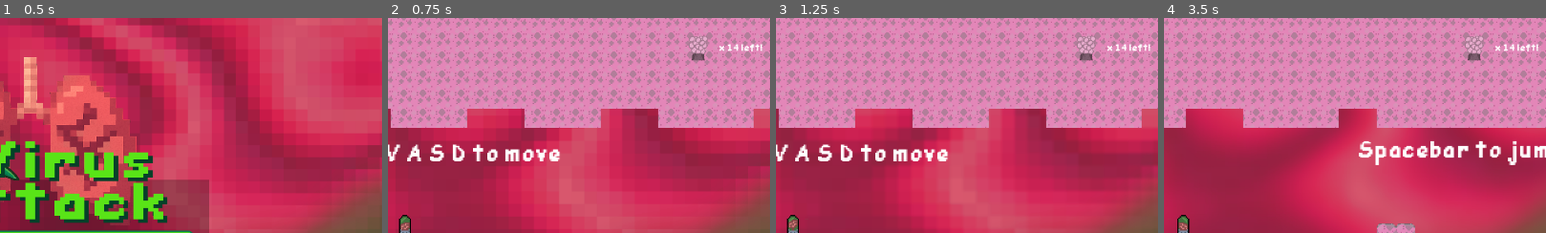
Above: before the commit, frames 1-4 (left to right).
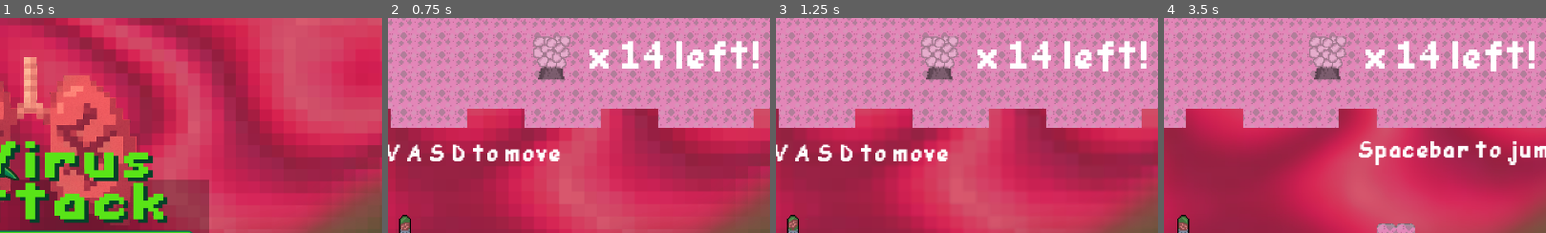
Above: after the commit, the same moments.

Repository: Esculero/Virus-Attack
Game: Godot game, scene res://Scenes/gameScenes/main_menu.tscn
Same seed, same stepped clock (60 frames per second), same inputs: the game is played once before the commit and once after it. Video files are missing from this copy of the repository; at most half a second of black plays in their place. Sound files missing from this copy of the repository are replaced by a short silence.
Inputs (mouse positions are % of the whole screen's width and height, from its top left):
- Up to frame 1 (0.5 s): no input
- Up to frame 2 (0.75 s): click "Play" at 0.5 s
- Up to frame 3 (1.25 s): no input
- Up to frame 4 (3.5 s): move the mouse to (72, 45) at 1.27 s; press the mouse at (72, 45) at 1.28 s; hold Right (move_right) 1.28-2.78 s; tap Up (jump) at 1.52, 2.27 s; move the mouse to (30, 55) at 2.02 s; release the mouse at (30, 55) at 2.03 s; click (30, 55) at 2.1 s; move the mouse to (60, 28) at 2.77 s; press the mouse at (60, 28) at 2.78 s; hold Left (move_left) from 2.78 s (still down)
The pictures show only the part of the screen within x 48-98%, y 0-50%; the shares and areas given below are measured in that part.

Frame 1 is identical in both runs. In frame 2, 4.0% of the frame differs, in the area x 38-98%, y 8-29%; in frame 3, 4.0%; in frame 4, 4.0%.

Commit message:
YEEHAW some fixes

Diff:
--- a/Scenes/GUI/GameplayGui.tscn
+++ b/Scenes/GUI/GameplayGui.tscn
@@ -52,11 +52,13 @@
 theme_override_constants/separation = 16
 
 [node name="TextureRect" type="TextureRect" parent="HBoxContainer"]
+custom_minimum_size = Vector2(64, 64)
 layout_mode = 2
 texture = SubResource("AtlasTexture_i17e4")
 
 [node name="Counter" type="Label" parent="HBoxContainer"]
 layout_mode = 2
+theme_override_font_sizes/font_size = 64
 text = "X left!"
 
 [node name="GamePaused" type="Control" parent="."]
--- a/Scenes/gameScenes/game_scene.tscn
+++ b/Scenes/gameScenes/game_scene.tscn
@@ -478,6 +478,21 @@
 &"Vine calu baaa": SubResource("Animation_el8jc")
 }
 
+[sub_resource type="Animation" id="Animation_dfybm"]
+length = 0.001
+tracks/0/type = "value"
+tracks/0/imported = false
+tracks/0/enabled = true
+tracks/0/path = NodePath(".:position")
+tracks/0/interp = 1
+tracks/0/loop_wrap = true
+tracks/0/keys = {
+"times": PackedFloat32Array(0),
+"transitions": PackedFloat32Array(1),
+"update": 0,
+"values": [Vector2(862, 1304)]
+}
+
 [sub_resource type="Animation" id="Animation_fqosk"]
 resource_name = "muci"
 loop_mode = 2
@@ -492,21 +507,6 @@
 "transitions": PackedFloat32Array(1, 1),
 "update": 0,
 "values": [Vector2(862, 1304), Vector2(862, 1416)]
-}
-
-[sub_resource type="Animation" id="Animation_dfybm"]
-length = 0.001
-tracks/0/type = "value"
-tracks/0/imported = false
-tracks/0/enabled = true
-tracks/0/path = NodePath(".:position")
-tracks/0/interp = 1
-tracks/0/loop_wrap = true
-tracks/0/keys = {
-"times": PackedFloat32Array(0),
-"transitions": PackedFloat32Array(1),
-"update": 0,
-"values": [Vector2(862, 1304)]
 }
 
 [sub_resource type="AnimationLibrary" id="AnimationLibrary_acyx5"]
@@ -515,6 +515,21 @@
 &"muci": SubResource("Animation_fqosk")
 }
 
+[sub_resource type="Animation" id="Animation_2wrcq"]
+length = 0.001
+tracks/0/type = "value"
+tracks/0/imported = false
+tracks/0/enabled = true
+tracks/0/path = NodePath(".:position")
+tracks/0/interp = 1
+tracks/0/loop_wrap = true
+tracks/0/keys = {
+"times": PackedFloat32Array(0),
+"transitions": PackedFloat32Array(1),
+"update": 0,
+"values": [Vector2(1200, 2035)]
+}
+
 [sub_resource type="Animation" id="Animation_acyx5"]
 resource_name = "buci"
 loop_mode = 2
@@ -529,21 +544,6 @@
 "transitions": PackedFloat32Array(1, 1),
 "update": 0,
 "values": [Vector2(1200, 2035), Vector2(1200, 2132)]
-}
-
-[sub_resource type="Animation" id="Animation_2wrcq"]
-length = 0.001
-tracks/0/type = "value"
-tracks/0/imported = false
-tracks/0/enabled = true
-tracks/0/path = NodePath(".:position")
-tracks/0/interp = 1
-tracks/0/loop_wrap = true
-tracks/0/keys = {
-"times": PackedFloat32Array(0),
-"transitions": PackedFloat32Array(1),
-"update": 0,
-"values": [Vector2(1200, 2035)]
 }
 
 [sub_resource type="AnimationLibrary" id="AnimationLibrary_rhhnt"]
@@ -1075,6 +1075,7 @@
 [node name="AudioStreamPlayer2D" type="AudioStreamPlayer2D" parent="."]
 position = Vector2(776, 1200)
 stream = ExtResource("5_nh7xm")
+volume_db = 10.0
 autoplay = true
 max_distance = 520.0
 parameters/looping = true
@@ -1106,7 +1107,7 @@
 
 [node name="AudioStreamPlayer" type="AudioStreamPlayer" parent="."]
 stream = ExtResource("12_fti12")
-volume_db = -6.09
+volume_db = -20.0
 autoplay = true
 parameters/looping = true
 
--- a/Scenes/mucus.tscn
+++ b/Scenes/mucus.tscn
@@ -1,11 +1,13 @@
-[gd_scene load_steps=3 format=3 uid="uid://capr3121eau52"]
+[gd_scene load_steps=4 format=3 uid="uid://capr3121eau52"]
 
 [ext_resource type="Texture2D" uid="uid://bbsckwtqk0qbw" path="res://Assets/sprites/Mucus.png" id="1_81842"]
+[ext_resource type="Script" uid="uid://cx7qw82gscvi8" path="res://Scripts/mucus.gd" id="1_vi5lo"]
 
 [sub_resource type="RectangleShape2D" id="RectangleShape2D_jb3vm"]
 size = Vector2(16, 9)
 
-[node name="Mucus" type="Area2D"]
+[node name="Mucus" type="Area2D" groups=["mud"]]
+script = ExtResource("1_vi5lo")
 
 [node name="CollisionShape2D" type="CollisionShape2D" parent="."]
 position = Vector2(2, 3.5)
@@ -17,3 +19,6 @@
 texture = ExtResource("1_81842")
 region_enabled = true
 region_rect = Rect2(0, 0, 16, 16)
+
+[connection signal="body_entered" from="." to="." method="_on_body_entered"]
+[connection signal="body_exited" from="." to="." method="_on_body_exited"]
--- a/Scripts/enemy_knight.gd
+++ b/Scripts/enemy_knight.gd
@@ -1,6 +1,6 @@
 extends RigidBody2D
 
-const STARTING_HEALTH := 100.0
+const STARTING_HEALTH := 75
 const SPEED_X := 30.0
 const MAXIMUM_MOVEMENT_AREA := 100.0 # big enough, dunno how to make it configurable per instance
 
@@ -66,4 +66,4 @@
 func _on_attack_area_body_entered(body: Node2D) -> void:
 	if body.is_in_group("player"):
 		if body.has_method("ModifyHealth"):
-			body.ModifyHealth(-10)
+			body.ModifyHealth(-7)
--- a/Scripts/macrophage.gd
+++ b/Scripts/macrophage.gd
@@ -6,7 +6,7 @@
 
 const JUMP_VELOCITY := Vector2(150, -200)
 const ATTACK_INTERVAL_SECONDS := 1.0
-const STARTING_HEALTH := 100
+const STARTING_HEALTH := 60
 
 var must_jump := false
 var must_land := false
--- /dev/null
+++ b/Scripts/mucus.gd
@@ -0,0 +1,20 @@
+extends Area2D
+
+
+
+# Called when the node enters the scene tree for the first time.
+func _ready() -> void:
+	pass # Replace with function body.
+
+# Called every frame. 'delta' is the elapsed time since the previous frame.
+func _process(delta: float) -> void:
+	pass
+
+
+func _on_body_entered(body: Node2D) -> void:
+	if(body.has_method("SlowDown")):
+		body.SlowDown()
+
+func _on_body_exited(body: Node2D) -> void:
+	if(body.has_method("StopSlowingDown")):
+		body.StopSlowingDown()
--- a/Scripts/player.gd
+++ b/Scripts/player.gd
@@ -1,7 +1,13 @@
 extends CharacterBody2D
 
-const SPEED = 200
-const JUMP_VELOCITY = -400.0
+const NORMALSPEED = 200
+const SLOWSPEED = 100
+
+const NORMALJUMP_VELOCITY = -400.0
+const SLOWJUMP_VELOCITY = -250.0
+
+var SPEED = NORMALSPEED
+var JUMP_VELOCITY = NORMALJUMP_VELOCITY
 
 const maxPlayerHealth : float = 100;
 var playerHealth : float = 100;
@@ -12,7 +18,6 @@
 @onready var attack_timer: Timer = $Attack_CollisionShape/AttackTimer
 
 @onready var gameplay_gui: Control = $"../CanvasLayer/GameplayGui"
-
 
 
 var canJump : bool = false
@@ -85,3 +90,12 @@
 
 func _on_attack_timer_timeout() -> void:
 	isAttacking = false
+
+
+func SlowDown():
+	SPEED = SLOWSPEED
+	JUMP_VELOCITY = SLOWJUMP_VELOCITY
+
+func StopSlowingDown():
+	SPEED = NORMALSPEED
+	JUMP_VELOCITY = NORMALJUMP_VELOCITY
--- a/project.godot
+++ b/project.godot
@@ -39,6 +39,7 @@
 enemies=""
 player=""
 alveoli=""
+mud=""
 
 [gui]
 
Not shown, added: Scripts/mucus.gd.uid
Not shown, changed: export_presets.cfg
Not shown, changed: .gitignore
Not shown, added: Assets/more_visual_stuff
Not shown, changed: Assets/sounds/heartbeat-sound-372448.mp3
Not shown, added: Assets/visual_stuff.psd
